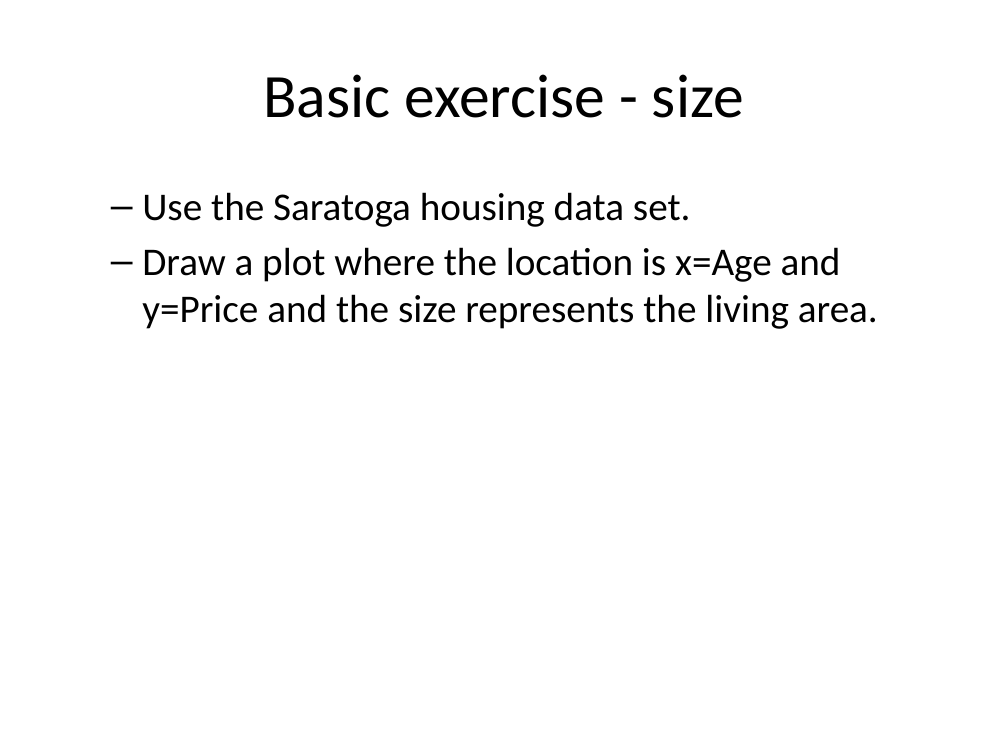
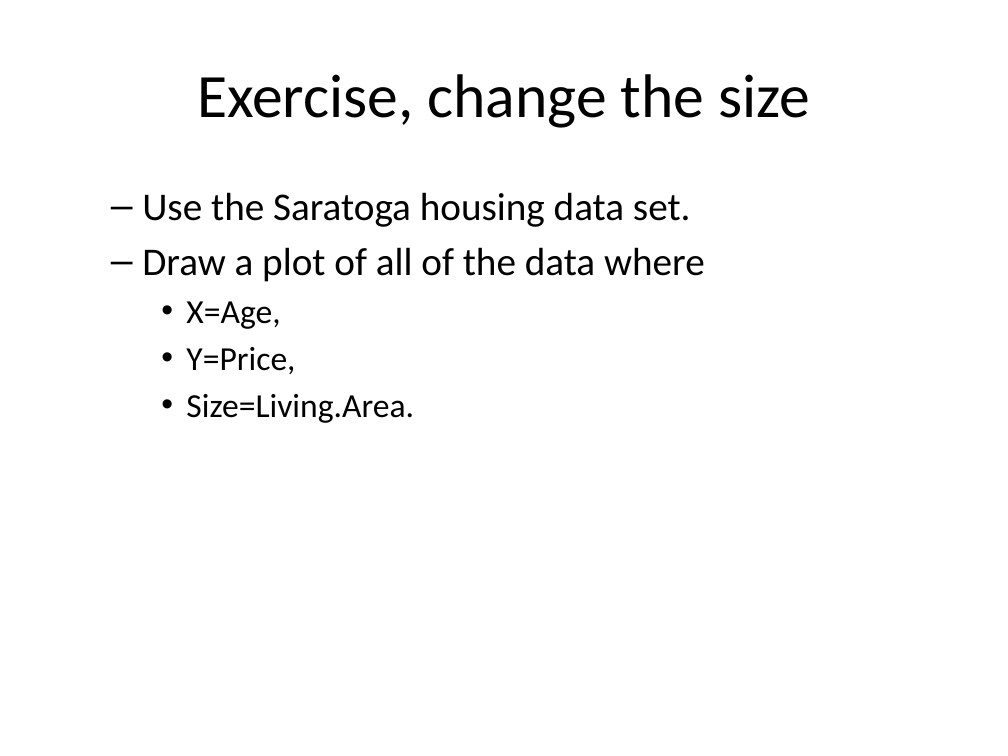
Before and after one commit to pmean/data-visualization, a slide deck: slide 26 of data-viz-01/component/fundamentals.pptx (slide 17 before the commit). Drawn at 1008x756 pixels with LibreOffice and Linux fonts; fonts in the diff are those of the drawing. Boxes give left, top, right and bottom in pixels: in the first picture for what was removed or moved away, otherwise in the second. Text is boxed around its words. In the diff, an @@ line names an element or a change of style, - is before the commit and + after.

Commit message:
Finalizing fundamentals in data-viz-01

```diff
--- a/data-viz-01/component/fundamentals.pptx
+++ b/data-viz-01/component/fundamentals.pptx
@@ title at <box>197,74,810,128</box>: text changed @@
-Basic exercise - size
+Exercise, change the size
@@ text at <box>142,247,705,423</box>: text changed; size 28 to 24 pt @@
-  – Draw a plot where the location is x=Age and y=Price and the size represents the living area.
+  – Draw a plot of all of the data where
+    • X=Age,
+    • Y=Price,
+    • Size=Living.Area.
```
Also in this commit, not shown: 15 other slides changed, 21 slides added, 1 slide removed, 13 other files.
